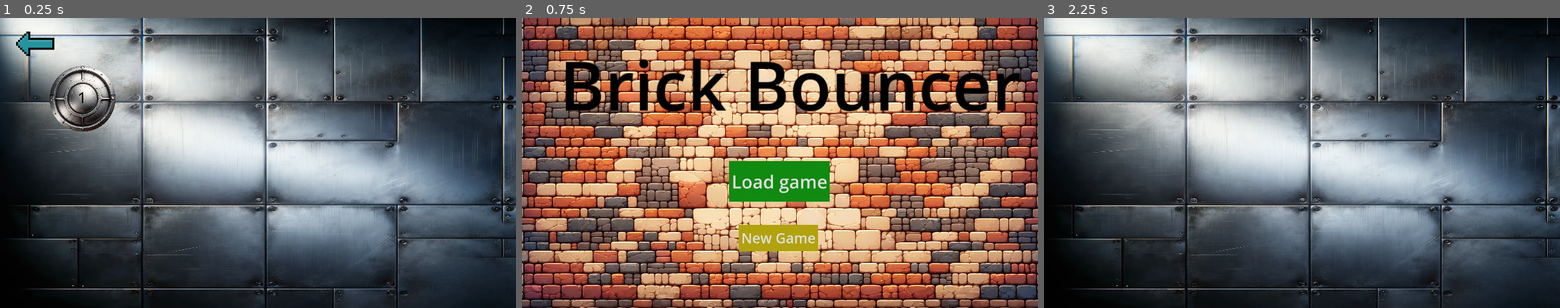
Above: before the commit, frames 1-3 (left to right).
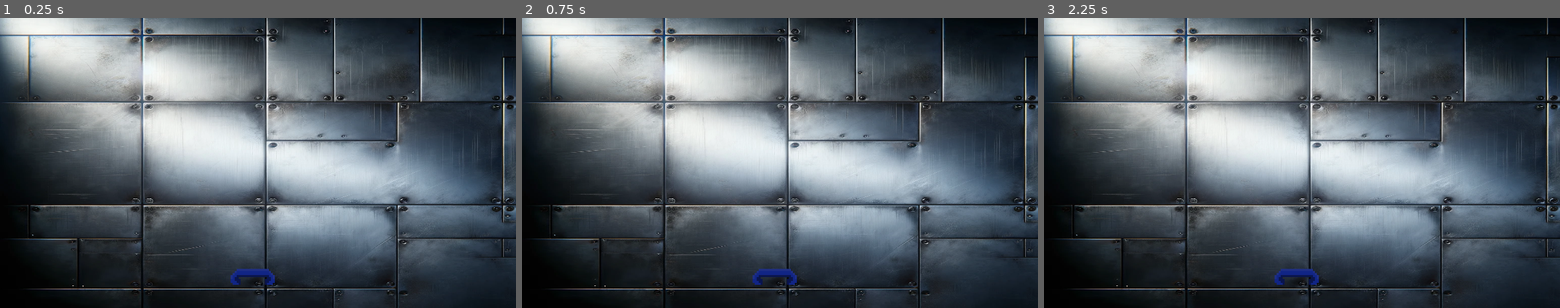
Above: after the commit, the same moments.

Repository: madzyzz/BrickBouncer
Game: Godot game, scene res://Scenes/level_1_scene.tscn
Same seed, same stepped clock (60 frames per second), same inputs: the game is played once before the commit and once after it. Before the commit the project starts from res://Scenes/level_menu_scene.tscn.
Inputs (mouse positions are in pixels of both pictures, inside the frame that each line leads up to):
- Up to frame 1 (0.25 s): no input
- Up to frame 2 (0.75 s): click (552, 44) at 0.52 s
- Up to frame 3 (2.25 s): click (1302, 180) at 1.25 s, where only the run before the commit has a clickable "Load game"; tap Enter at 2 s; move the mouse to (1126, 99) at 2.02 s; click (1126, 99) at 2.17 s

The runs differ from the first frame. In frame 1, 2.6% of the frame differs, in the area x 3-54%, y 4-92%; in frame 2, 98%, in the area x 0-100%, y 0-100%; in frame 3, 0.3%.

Commit message:
Download of Atlas and setup level1

Diff:
--- a/Scenes/Opening_scene.tscn
+++ b/Scenes/Opening_scene.tscn
@@ -11,7 +11,7 @@
 
 [node name="Opening_scene" type="Node2D"]
 
-[node name="TextureRect" type="TextureRect" parent="."]
+[node name="Background" type="TextureRect" parent="."]
 offset_top = -17.0
 offset_right = 1792.0
 offset_bottom = 1007.0
--- a/Scenes/level_1_scene.tscn
+++ b/Scenes/level_1_scene.tscn
@@ -1,12 +1,34 @@
-[gd_scene load_steps=2 format=3 uid="uid://c6i0anlhp2h1w"]
+[gd_scene load_steps=5 format=3 uid="uid://c6i0anlhp2h1w"]
 
 [ext_resource type="Texture2D" uid="uid://bdmtwlgfg5p4m" path="res://Images/Background Images/metal_background.png" id="1_vbgtp"]
+[ext_resource type="Texture2D" uid="uid://dhpwlgy2vji4r" path="res://prefabs/Bouncers2.atlastex" id="2_dbkro"]
+[ext_resource type="Texture2D" uid="uid://bhsedwblj1hpc" path="res://prefabs/Bouncers3.atlastex" id="3_r7y3j"]
+
+[sub_resource type="SpriteFrames" id="SpriteFrames_1q3n0"]
+animations = [{
+"frames": [{
+"duration": 1.0,
+"texture": ExtResource("2_dbkro")
+}, {
+"duration": 1.0,
+"texture": ExtResource("3_r7y3j")
+}],
+"loop": true,
+"name": &"Ball_hits_bouncer",
+"speed": 5.0
+}]
 
 [node name="Level_1_scene" type="Node2D"]
 
-[node name="TextureRect" type="TextureRect" parent="."]
+[node name="Background" type="TextureRect" parent="."]
 offset_top = -17.0
 offset_right = 1792.0
 offset_bottom = 1007.0
 scale = Vector2(0.715363, 0.744657)
 texture = ExtResource("1_vbgtp")
+
+[node name="Bouncer" type="AnimatedSprite2D" parent="."]
+position = Vector2(628, 643)
+sprite_frames = SubResource("SpriteFrames_1q3n0")
+animation = &"Ball_hits_bouncer"
+frame_progress = 0.370662
--- a/Scenes/level_menu_scene.tscn
+++ b/Scenes/level_menu_scene.tscn
@@ -12,7 +12,7 @@
 
 [node name="Level_menu_scene" type="Node2D"]
 
-[node name="TextureRect" type="TextureRect" parent="."]
+[node name="Background" type="TextureRect" parent="."]
 offset_top = -17.0
 offset_right = 1792.0
 offset_bottom = 1007.0
--- a/project.godot
+++ b/project.godot
@@ -11,7 +11,7 @@
 [application]
 
 config/name="Brick Bouncer"
-run/main_scene="res://Scenes/level_menu_scene.tscn"
+run/main_scene="res://Scenes/level_1_scene.tscn"
 config/features=PackedStringArray("4.3", "Mobile")
 config/icon="res://icon.svg"
 
@@ -22,6 +22,10 @@
 window/stretch/mode="canvas_items"
 window/stretch/aspect="keep_width"
 
+[editor_plugins]
+
+enabled=PackedStringArray("res://addons/sprite_cutter/plugin.cfg")
+
 [rendering]
 
 renderer/rendering_method="mobile"
--- /dev/null
+++ b/split_sprites_atlas/Bouncer_split_sprites.tscn
@@ -0,0 +1,22 @@
+[gd_scene load_steps=3 format=3 uid="uid://b6cxxsw4i2vo3"]
+
+[ext_resource type="Script" path="res://addons/sprite_cutter/AtlasScene.gd" id="1_o18t4"]
+[ext_resource type="Texture2D" uid="uid://cv4py0v28ysh0" path="res://sprites/Bouncers_2.png" id="2_hsa6s"]
+
+[node name="AtlasScene" type="Node"]
+script = ExtResource("1_o18t4")
+destination_path = "res://prefabs"
+
+[node name="Bouncers2" type="Sprite2D" parent="."]
+position = Vector2(157, 132)
+texture = ExtResource("2_hsa6s")
+region_enabled = true
+region_rect = Rect2(16, 80, 120, 40)
+region_filter_clip_enabled = true
+
+[node name="Bouncers3" type="Sprite2D" parent="."]
+position = Vector2(159, 196)
+texture = ExtResource("2_hsa6s")
+region_enabled = true
+region_rect = Rect2(16, 240, 120, 40)
+region_filter_clip_enabled = true
Not shown, added: addons/sprite_cutter/AtlasScene.gd
Binary file added: addons/sprite_cutter/asset_library_icon.png
Not shown, added: addons/sprite_cutter/asset_library_icon.png.import
Not shown, added: addons/sprite_cutter/icon.svg
Not shown, added: addons/sprite_cutter/icon.svg.import
Not shown, added: addons/sprite_cutter/plugin.cfg
Not shown, added: addons/sprite_cutter/sprite_cutter.gd
Binary file added: prefabs/Bouncers2.atlastex
Binary file added: prefabs/Bouncers3.atlastex
Binary file added: sprites/Bouncers_2.png
Not shown, added: sprites/Bouncers_2.png.import
Not shown, added: LICENSE.md
(and 2 more such lines)
